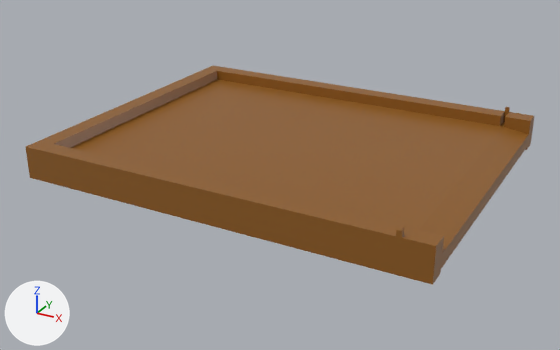
The FBX model Assets/Model/socle_de_ruche.fbx, before and after one commit.
Both versions are drawn from a 50 mm camera at (0.454, -0.861, 0.383) aimed at (-0.007, -0.024, -0.036). Every picture has the same lights, and +X, +Y and +Z are marked at lower left.
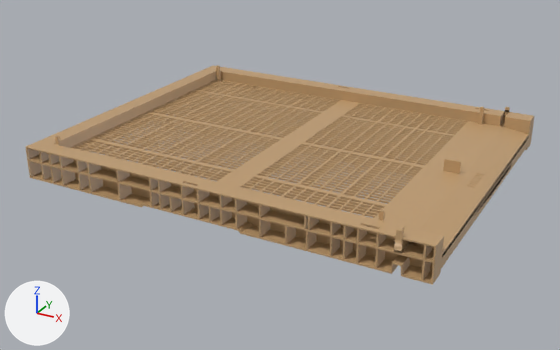
Changed parts and their boxes [x1, y1, x2, y2] in the pictures (560 x 350 px):
```json
{"object": "Cube", "change": "reshaped", "before": [26, 66, 534, 285], "after": [26, 65, 534, 285]}
{"part": 1, "of": "me_cube", "change": "built on", "before": [26, 79, 529, 285], "after": [26, 65, 529, 285]}
{"part": 2, "of": "me_cube", "change": "recoloured", "before": [26, 66, 534, 283], "after": [26, 66, 534, 283]}
```

Scene script edits in JSON lines:
```json
{"op": "add", "block": "mat_socle_couleur_principale", "code": ["mat_socle_couleur_principale = principled_material('Socle_couleur_principale')", "mat_socle_couleur_principale.base_color = (0.537, 0.341, 0.166)  # brown #c29e71", "mat_socle_couleur_principale.roughness = 0.4"]}
{"block": "me_cube", "where": "# used by ob_cube; location = (0.0, 0.0, 0.0)"}
{"op": "remove", "block": "me_cube", "code": "me_cube.from_pydata(...)  # 64 vertices, 58 faces; spans x -0.269..0.269, y -0.215..0.215, z -0.021..0.028"}
{"op": "add", "block": "me_cube", "code": "me_cube.from_pydata(...)  # 13320 vertices, 8978 faces; spans x -0.269..0.269, y -0.215..0.215, z -0.021..0.031"}
{"block": "me_cube", "change": "me_cube part 1: 16 vertices removed from x 0.228..0.234, y -0.215..0.215, z -0.021..0.006; 13128 vertices added at x -0.269..0.269, y -0.215..0.215, z -0.021..0.031"}
{"block": "me_cube", "change": "me_cube part 2: 19 faces spanning x -0.269..0.269, y -0.215..0.215, z -0.021..0.028 switch from mat_material (brown #8f5c1f) to mat_socle_couleur_principale (brown #c29e71)"}
```
